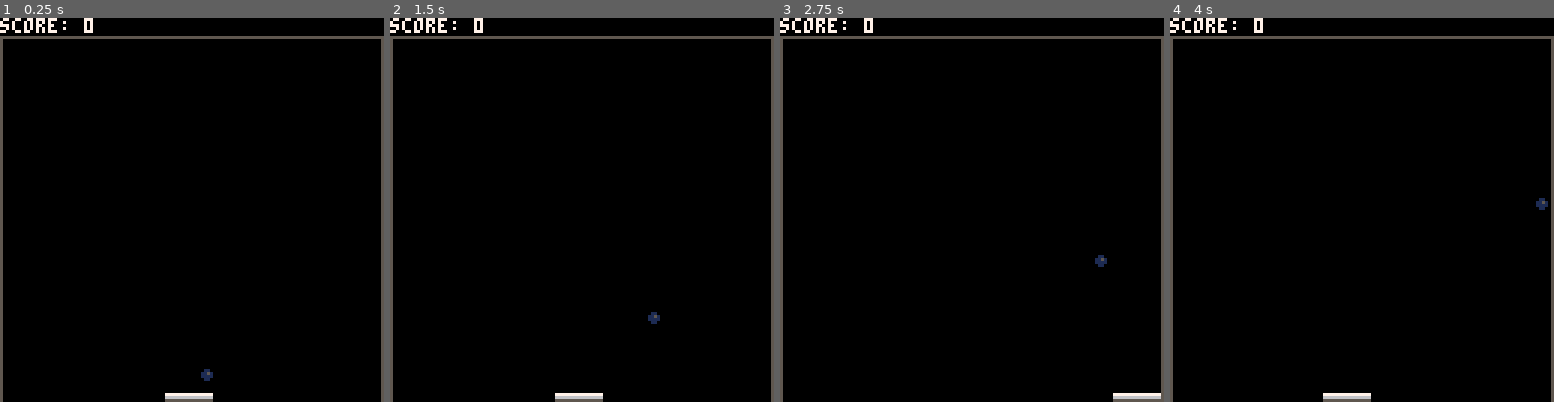
Above: before the commit, frames 1-4 (left to right).
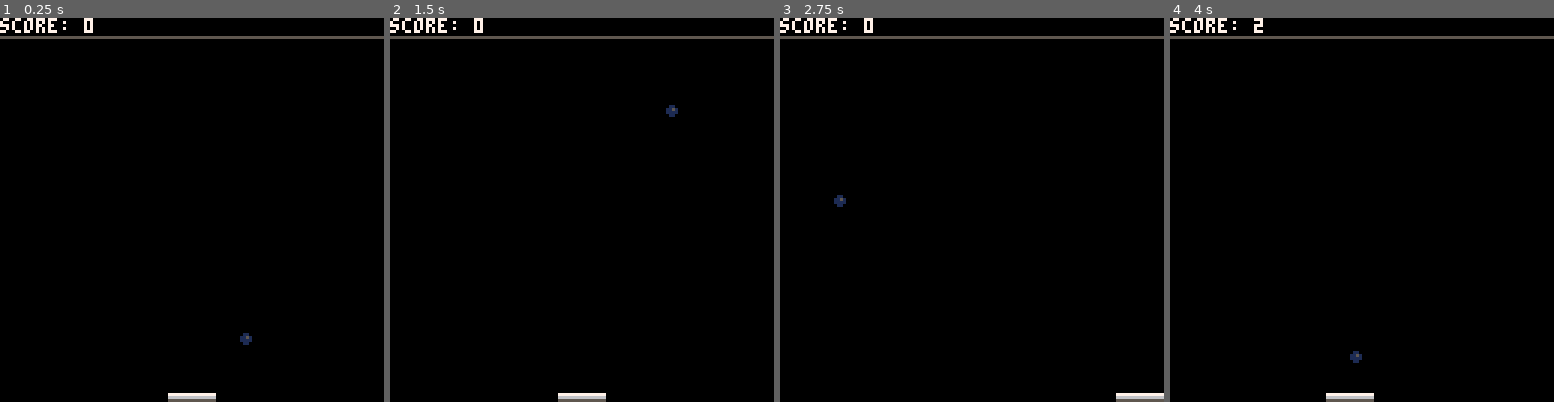
Above: after the commit, the same moments.

Repository: Fammy/pico-8
Game: PICO-8 cartridge ark.p8
Same seed, same stepped clock (60 frames per second), same inputs: the game is played once before the commit and once after it.
Inputs:
- Up to frame 1 (0.25 s): no input
- Up to frame 2 (1.5 s): no input
- Up to frame 3 (2.75 s): hold Right 1.6-2.1 s; hold Right from 2.47 s (still down)
- Up to frame 4 (4 s): release Right at 3.03 s; hold Left 3.08-3.58 s

The runs differ from the first frame. In frame 1, 1.7% of the frame differs, in the area x 0-100%, y 5-100%; in frame 2, 1.7%; in frame 3, 1.6%; in frame 4, 1.7%, in the area x 0-100%, y 0-100%.

Commit message:
add HTML export

Diff:
--- a/ark.p8
+++ b/ark.p8
@@ -3,8 +3,8 @@
 __lua__
 
 function _init()
-    min_x = 1
-    max_x = 127
+    min_x = 0
+    max_x = 128
     min_y = 7
     max_y = 128
 
@@ -27,7 +27,7 @@
     ball.spr = 2
     ball.w = 4
     ball.h = 4
-    ball.inertia = .5
+    ball.inertia = 2
     new_ball()
 
     sounds = {}
@@ -45,7 +45,7 @@
 
 function _draw()
     cls(color.black)
-    rect(0, 6, 127, 128, color.dark_gray)
+    rect(0, 6, 127, 6, color.dark_gray)
     draw_ball()
     draw_player()
     draw_score()
@@ -89,11 +89,8 @@
         ball.dy = abs(ball.dy)
         sfx(sounds.bounce)
     end
-    --if (ball.y > player.y) then ball.dy = -abs(ball.dy) end
-
     if ball.y + ball.h >= player.y then
         if (ball.x + ball.w >= player.x) and (ball.x < player.x + player.w) then
-        --if (ball.x >= player.x and ball.x <= player.x + player.w) or (ball.x + ball.w >= player.x and ball.x + ball.w <= player.x + player.w) then
             ball.dy = -abs(ball.dy)
             sfx(sounds.hit)
             score += 1
Not shown, changed: README.md
Not shown, added: ark.html
Not shown, added: ark.js
